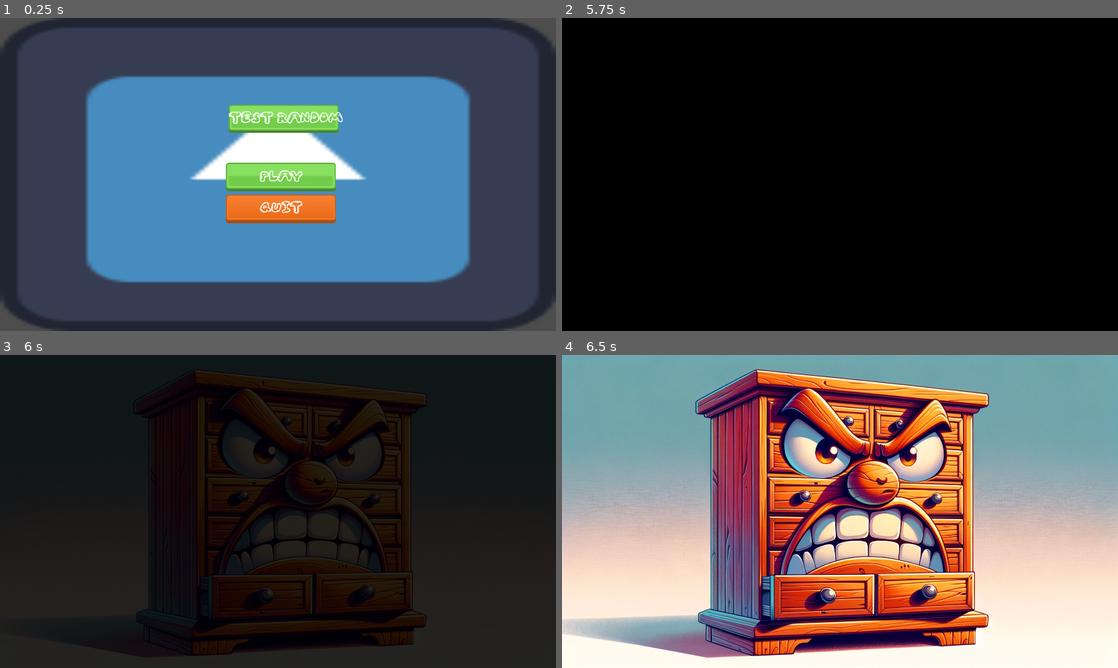
Above: before the commit, frames 1-4 (two rows, left to right).
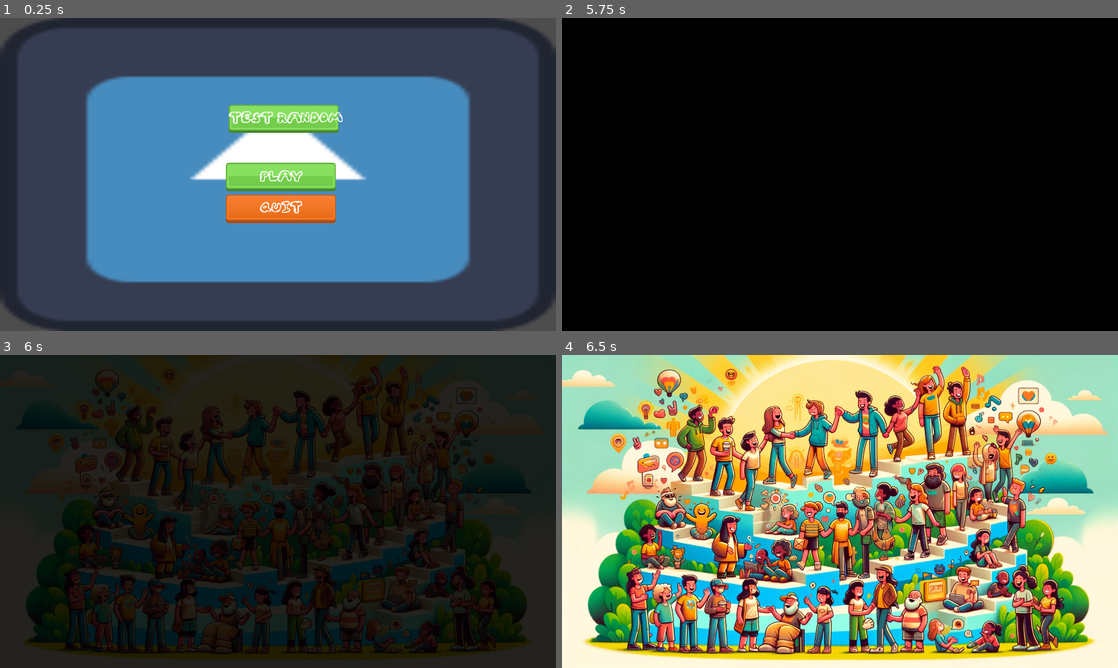
Above: after the commit, the same moments.

Repository: Majusa/devs-that-jam-24
Game: Godot game, scene res://scenes/main.tscn
Same seed, same stepped clock (60 frames per second), same inputs: the game is played once before the commit and once after it. The engine's default icon, where the game draws it, is replaced by a stand-in: a white triangle on a blue panel in a dark square.
Inputs:
- Up to frame 1 (0.25 s): no input
- Up to frame 2 (5.75 s): click "Test Random" at 0.5 s; click "PLAY" at 1.25 s; tap Enter at 3.5 s; tap Space at 4.25 s
- Up to frame 3 (6 s): tap Enter at 5.75 s
- Up to frame 4 (6.5 s): no input

Frames 1-2 are identical in both runs. In frame 3, 24% of the frame differs, in the area x 4-96%, y 4-98%; in frame 4, 93%, in the area x 0-100%, y 0-98%.

Commit message:
Randomised scene selection correctly, getters/setters for score

Diff:
--- a/global/global.gd
+++ b/global/global.gd
@@ -1,7 +1,7 @@
 extends Node
 
-
 var score : int;
+var score_increment: int = 100;
 var levels : Array;
 var total_levels: int;
 var levels_completed : int;
@@ -18,13 +18,32 @@
 	StringName("ThrowThePoet") : StringName("res://scenes/game/levels/throw_the_poet/throw_the_poet.tscn")
 }
 
-var m_CurrentSceneAlias : String = ""
+@export var LevelArray : Array;
 
 func _ready():
+	setup_game();
+
+func setup_game():
 	lives = 4;
-	difficulty = 0;
 	score = 0;
 	levels_completed = 0;
+	difficulty = 0;
+	set_level_array();
+
+func set_level_array():
+	LevelArray = [
+	"ThrowThePoet",
+	"StealTheBird",
+	"StrokeTheInjury",
+	"FightTheDrawer",
+	"AccumulateTheFriendship"
+	]
+
+func increase_score():
+	score += score_increment;
+
+func increase_levels_completed():
+	levels_completed += 1;
 
 func set_difficulty():
 	match levels_completed:
--- a/global/scene_handler.gd
+++ b/global/scene_handler.gd
@@ -8,14 +8,12 @@
 	"TransitionScene" : "res://scenes/game/transition_scene/transition_scene.tscn",
 	"FightTheDrawer" : "res://scenes/game/levels/fight_the_drawer/fight_the_drawer.tscn",
 	"AccumulateTheFriendship" : "res://scenes/game/levels/accumulate_the_friendship/accumulate_the_friendship.tscn",
-	"ThrowThePoet" : "res://scenes/game/levels/throw_the_poet/throw_the_poet.tscn"
+	"ThrowThePoet" : "res://scenes/game/levels/throw_the_poet/throw_the_poet.tscn",
+	"StealTheBird" : "res://scenes/game/levels/steal_the_bird/steal_the_bird.tscn",
+	"StrokeTheInjury" : "res://scenes/game/levels/stroke_the_injury/stroke_the_injury.tscn",
 }
 
-@export var LevelArray : Array = [
-	"ThrowThePoet",
-	"FightTheDrawer",
-	"AccumulateTheFriendship"
-]
+
 
 #@export var Scenes : Dictionary = Global.LevelScenes
 
@@ -32,10 +30,11 @@
 	#print(mainScene)
 	m_CurrentSceneAlias = Scenes.find_key(mainScene)
 
-func PickScene():
+func PickScene(LevelArray : Array):
 	randomize()
-	var next_scene = LevelArray[randi_range(0,LevelArray.size()-1)]
-	print(next_scene)
+	var random_index = randi_range(0,LevelArray.size()-1)
+	var next_scene = LevelArray[random_index]
+	LevelArray.remove_at(random_index)
 	return next_scene
 
 
--- /dev/null
+++ b/scenes/game/levels/steal_the_bird/steal_the_bird.tscn
@@ -0,0 +1,3 @@
+[gd_scene format=3 uid="uid://l4wgcadbfmtv"]
+
+[node name="StealTheBird" type="Node2D"]
--- /dev/null
+++ b/scenes/game/levels/stroke_the_injury/stroke_the_injury.tscn
@@ -0,0 +1,3 @@
+[gd_scene format=3 uid="uid://bgoo1bxgon8os"]
+
+[node name="StrokeTheInjury" type="Node2D"]
--- a/scenes/game/transition_scene/transition_scene.gd
+++ b/scenes/game/transition_scene/transition_scene.gd
@@ -1,7 +1,7 @@
 extends Node2D
 
 @onready var timer : Timer = Timer.new()
-@onready var nextScene : String = SceneHandlage.PickScene()
+@onready var nextScene : String = SceneHandlage.PickScene(Global.LevelArray)
 
 func _ready():
 	add_child(timer)
--- a/scenes/main.gd
+++ b/scenes/main.gd
@@ -1,12 +1,35 @@
 extends Node
 
 @onready var Globals : Node = $Global
-@onready var GameStartTimer : Timer = $Timer
+@onready var GameStartTimer : Timer = $GameTimer
 @onready var MainMenu : Control = $MainMenu
+@onready var TransitionHud : CanvasLayer = $TransitionHud
 
 var level_instance : Node2D
 
 func _ready():
+	TransitionHud.hide()
+
+func _on_timer_signal_receive():
+	pass
+
+func _on_win_signal_receive():
+	# Take remaining hearts and
+	pass
+
+func increase_score():
+	Global.score += Global.score_win;
+
+func decrease_life():
+	if Global.lives > 0:
+		Global.lives -= 1;
+	else:
+		game_over()
+		pass
+
+func game_over():
+	# Trigger game over scene
+	# Game over scene should contain a scene change back to main and reset all arrays
 	pass
 
 
--- a/scenes/main.tscn
+++ b/scenes/main.tscn
@@ -1,8 +1,9 @@
-[gd_scene load_steps=4 format=3 uid="uid://bolkqmbyfyj4"]
+[gd_scene load_steps=5 format=3 uid="uid://bolkqmbyfyj4"]
 
 [ext_resource type="PackedScene" uid="uid://swmrbljtbkmk" path="res://scenes/menu/main_menu.tscn" id="1_d7gyp"]
 [ext_resource type="Script" path="res://scenes/main.gd" id="1_jrlf5"]
 [ext_resource type="PackedScene" uid="uid://c6unydln7j0pe" path="res://global/global.tscn" id="2_evotk"]
+[ext_resource type="PackedScene" uid="uid://cofjwa53c7y8b" path="res://scenes/ui/transition_hud.tscn" id="4_m73ac"]
 
 [node name="Main" type="Node"]
 script = ExtResource("1_jrlf5")
@@ -11,5 +12,7 @@
 
 [node name="MainMenu" parent="." instance=ExtResource("1_d7gyp")]
 
-[node name="Timer" type="Timer" parent="."]
+[node name="GameTimer" type="Timer" parent="."]
 wait_time = 3.0
+
+[node name="TransitionHud" parent="." instance=ExtResource("4_m73ac")]
--- a/scenes/menu/main_menu.gd
+++ b/scenes/menu/main_menu.gd
@@ -12,5 +12,5 @@
 
 
 func _on_test_random_pressed():
-	SceneHandlage.PickScene()
+	SceneHandlage.PickScene(Global.LevelArray)
 	pass # Replace with function body.
--- /dev/null
+++ b/scenes/ui/score/score.tscn
@@ -0,0 +1,13 @@
+[gd_scene load_steps=2 format=3 uid="uid://c431snws47i1x"]
+
+[ext_resource type="LabelSettings" uid="uid://dbphhyq5bdtrt" path="res://resources/default_label_settings.tres" id="1_nrhet"]
+
+[node name="Score" type="HBoxContainer"]
+
+[node name="ScoreLabel" type="Label" parent="."]
+layout_mode = 2
+text = "SCORE"
+label_settings = ExtResource("1_nrhet")
+
+[node name="ScoreText" type="Label" parent="."]
+layout_mode = 2
